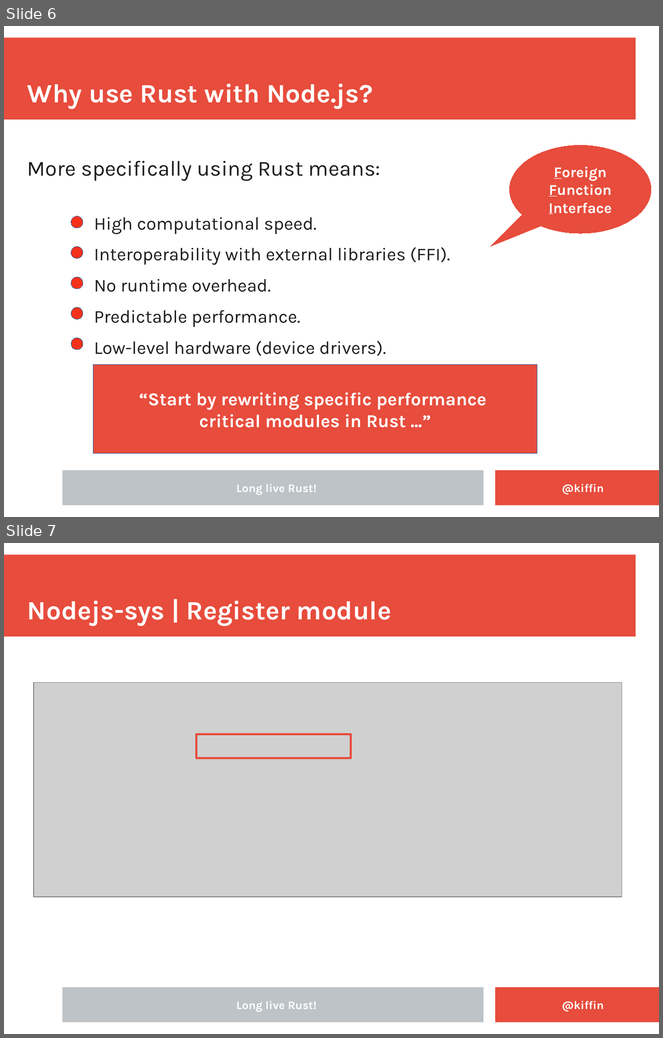
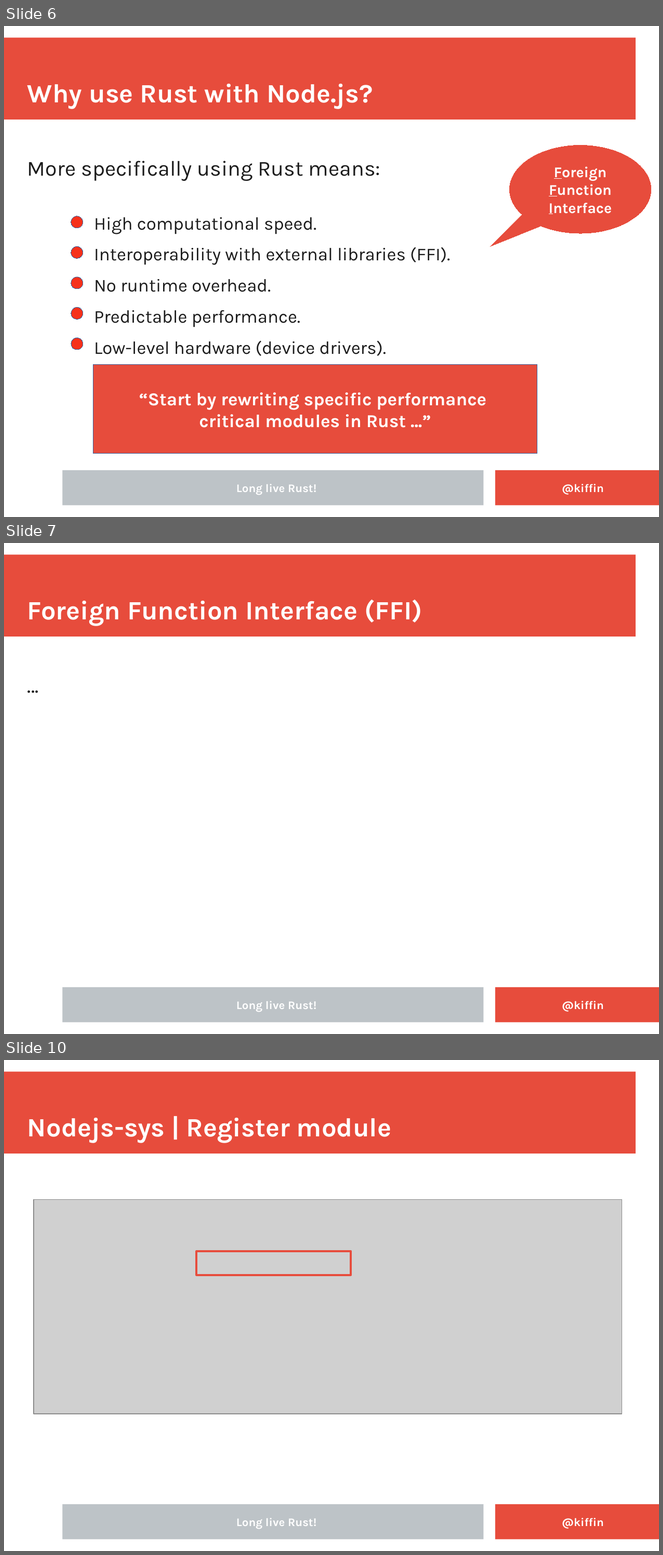
Before and after one commit to kgish/rust-node-addon-template, a slide deck: documents/Embedding-Rust-in-NodeJS-applications.odp. Shown one above the other, each under a label of ours: slides 6 and 7 before the commit, slides 6, 7 and 10 after it; the slides between them are not shown. The pictures are 663x1038 and 663x1555 pixels, drawn with LibreOffice and Linux fonts; fonts in the diff are those of the drawing; grey boxes stand for pictures; background and template pictures are left out. Boxes give left, top, right and bottom in pixels: in the first picture for what was removed or moved away, otherwise in the second. Text is boxed around its words. In the diff, an @@ line names an element or a change of style, - is before the commit and + after.

```diff
--- a/documents/Embedding-Rust-in-NodeJS-applications.odp
+++ b/documents/Embedding-Rust-in-NodeJS-applications.odp
@@ slide 7 added at bbox=[4, 543, 659, 1034], background #FFFFFF; not listed: 3 template elements that a slide beside it also shows @@
@@ title added at bbox=[27, 600, 422, 626], 32 pt, text #FFFFFF, bold @@
+Foreign Function Interface (FFI)
@@ text added at bbox=[27, 672, 624, 977], 26 pt, text #1C1C1C @@
+...
@@ rectangle added at bbox=[46, 717, 289, 722], fill #FFFFFF, outline #FFFFFF 0 pt @@
@@ text added at bbox=[236, 1001, 317, 1012], 14 pt, text #FFFFFF, bold @@
+Long live Rust!
@@ text added at bbox=[562, 1001, 604, 1012], 14 pt, text #FFFFFF, bold @@
+@kiffin
@@ what was slide 7 is now slide 10 @@
```
Also in this commit, not shown: 2 other slides added.
